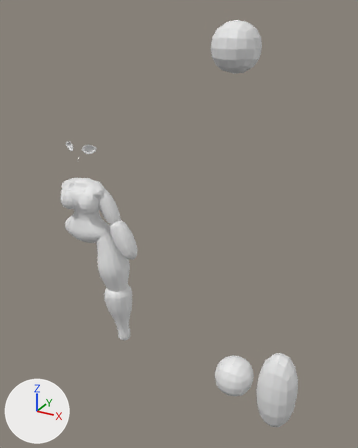
Before and after pictures for a commit that changed the Blender file Toys/Practices/Humanlike/Shortstack/Practice_8.blend.
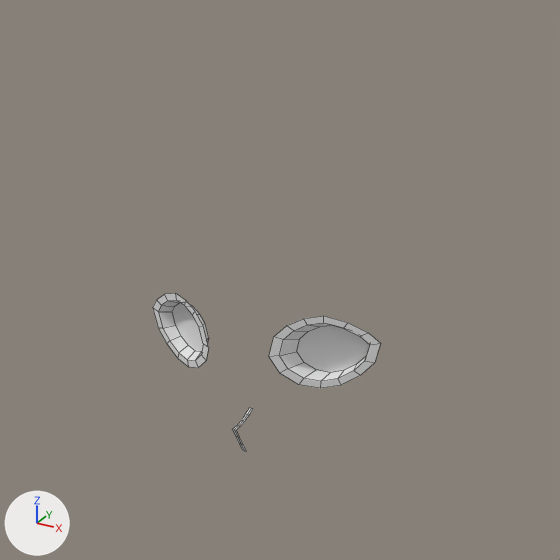
Each version is shown whole from a 50 mm lens placed at (13.61, -16.17, 15.65), pointed at (4.61, 0.19, 7.48), then close up on the part from 13% to 34% of the width and 23% to 40% of the height. Lighting does not change. The marker at lower left points along +X, +Y and +Z. The close-ups show mesh edges as thin lines.
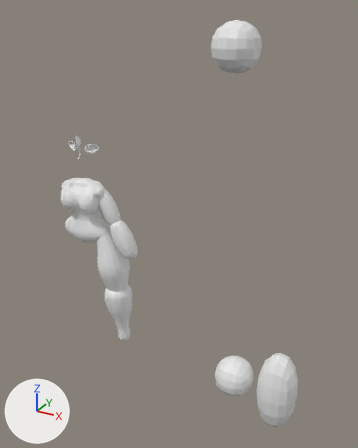
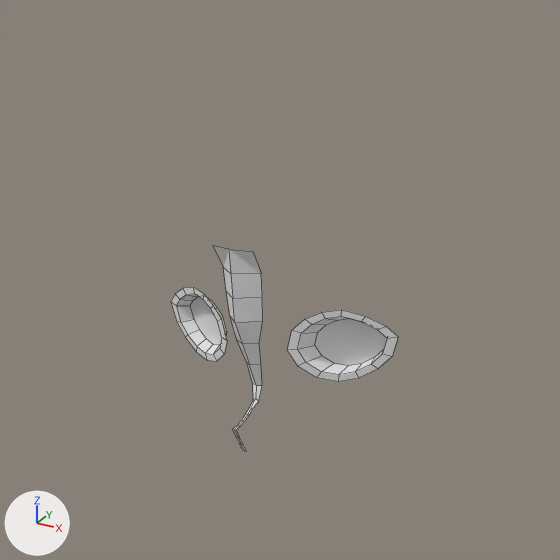
Location of each change, [x1, y1, x2, y2] in pixels of the close-ups (560 x 560 px; the box of a moved part takes in the faces that stretch with it):
'Cube', reshaped: before [153, 293, 381, 451]; after [171, 246, 398, 451]
part 1 of me_cube_012, moved or reshaped: before [153, 293, 381, 388]; after [171, 246, 398, 408]

The edits, one by one:
me_cube_012 is used by ob_cube; location (0.0, 0.0, 8.889).
me_cube_012 had 115 vertices, 36 faces, 60 loose edges and spanned x -1.0..0.0, y -0.4..0.75, z 0.01..1.84.
me_cube_012 now has 122 vertices, 44 faces, 51 loose edges and spans x -1.0..0.0, y -0.4..0.75, z 0.01..1.84.
Part 1, on me_cube_012:
10 loose edges are deleted.
34 vertices in x -0.83..-0.22, y -0.3..-0.02, z 1.06..1.49 move by (0.0, 0.16, 0.0).
8 vertices in x -0.77..-0.33, y -0.27..-0.07, z 1.12..1.42 move by (0.0, 0.17, 0.0).
7 vertices are added at x -0.14..-0.02, y -0.22..-0.17, z 0.92..1.7.
1 loose edge is added.
8 new faces join them.
